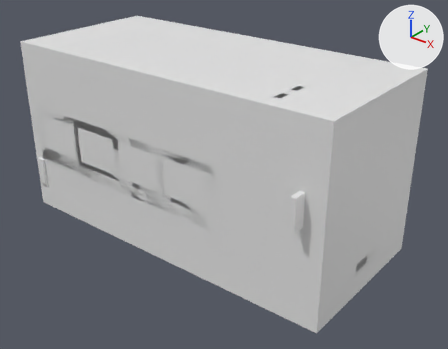
An edit to the FBX model Assets/Prefab/GameEntities/DeliveryPoint/DeliveryPointLv4/Model/deliveryP4.fbx, drawn before and after from the same camera.
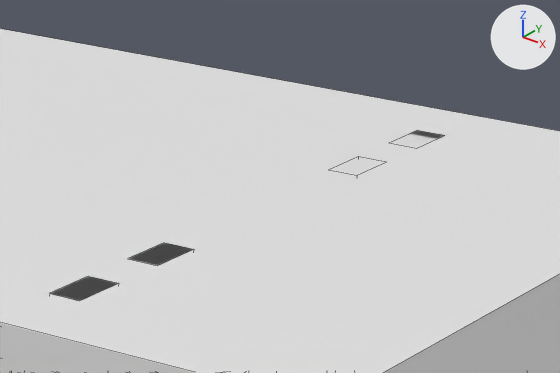
Each version appears first whole from a camera (50 mm lens) standing at (6.85, -6.67, 4.34) and looking at (2.32, -1.01, 0.83), and next in a close-up on the part from 59% to 86% of the width and 9% to 33% of the height. Every picture has the same lights, and +X, +Y and +Z are marked at upper right. The close-ups show mesh edges as thin lines. Where no turn or scale is listed for an object, it has been applied to the vertices.

The first close-up shows 'GameObjectSize', 'vehicle'.
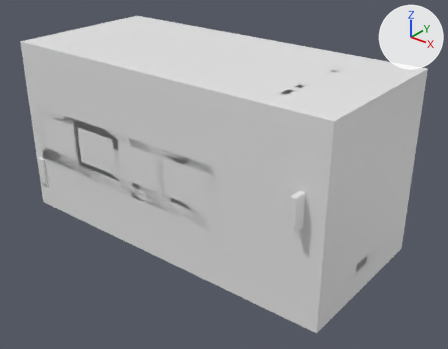
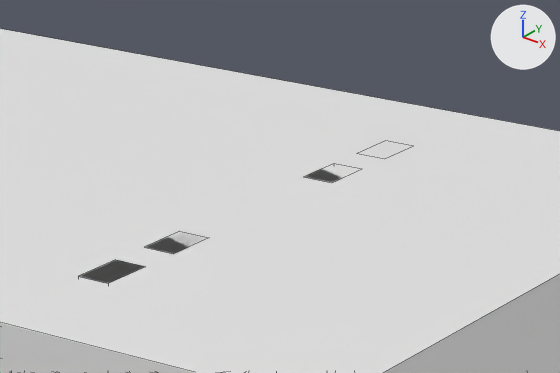
Scene script edits in JSON lines:
```json
{"block": "me_cube_001", "where": "me_cube_001.from_pydata(...)  # 458 vertices, 408 faces; spans x -0.25..4.39, y -1.21..1.21, z 0.21..2.37"}
{"block": "me_cube_001", "where": "# used by ob_vehicle; location = (0.0, -1.0, 0.0)"}
{"block": "me_cube_001", "change": "me_cube_001 part 1: the loose piece of 8 vertices spanning x 3.59..3.67, y -0.52..-0.37, z 2.3..2.37 is moved by (-0.02, 0.09, 0.0)"}
{"block": "me_cube_001", "change": "me_cube_001 part 2: the loose piece of 8 vertices spanning x 3.59..3.67, y -0.83..-0.68, z 2.3..2.37 is moved by (-0.02, 0.13, 0.0)"}
{"block": "me_cube_001", "change": "me_cube_001 part 3: the loose piece of 8 vertices spanning x 3.59..3.67, y 0.68..0.83, z 2.3..2.37 is moved by (-0.02, -0.13, 0.0)"}
```

Changed parts and their boxes [x1, y1, x2, y2] in the close-ups (560 x 373 px; the box of a moved part takes in the faces that stretch with it):
```json
{"object": "vehicle", "change": "reshaped", "before": [50, 132, 438, 301], "after": [80, 142, 412, 283]}
{"part": 1, "of": "me_cube_001", "change": "moved or reshaped", "before": [128, 243, 192, 266], "after": [148, 232, 205, 252]}
{"part": 2, "of": "me_cube_001", "change": "moved or reshaped", "before": [50, 276, 115, 301], "after": [80, 260, 141, 283]}
{"part": 3, "of": "me_cube_001", "change": "moved or reshaped", "before": [392, 132, 438, 148], "after": [359, 142, 412, 158]}
```
